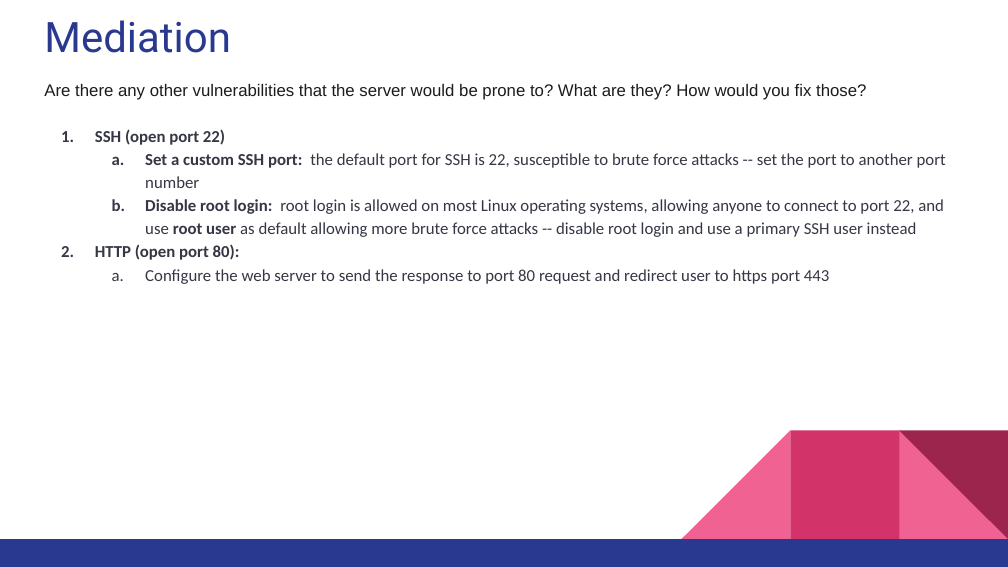
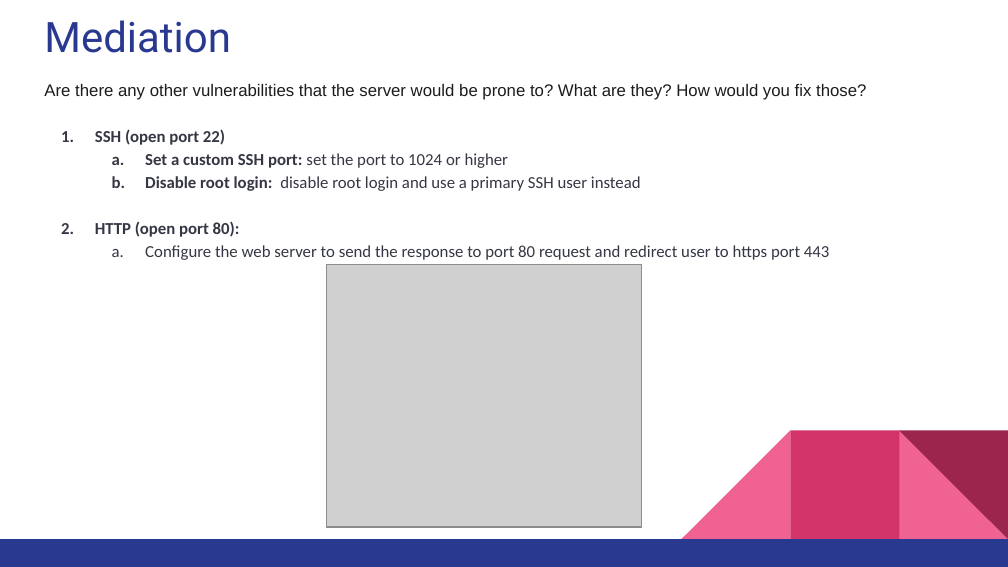
Before and after one commit to Jprosser91/Boot-Camp, a slide deck: slide 13 of Week 24 Red vs Blue/Incident-Response_Group presentation.pptx. Drawn at 1008x567 pixels with LibreOffice and Linux fonts; fonts in the diff are those of the drawing; grey boxes stand for pictures. Boxes give left, top, right and bottom in pixels: in the first picture for what was removed or moved away, otherwise in the second. Text is boxed around its words. In the diff, an @@ line names an element or a change of style, - is before the commit and + after.

```diff
--- a/Week 24 Red vs Blue/Incident-Response_Group presentation.pptx
+++ b/Week 24 Red vs Blue/Incident-Response_Group presentation.pptx
@@ text at [145,153,641,191]: text changed @@
-  a. Set a custom SSH port: the default port for SSH is 22, susceptible to brute force attacks -- set the port to another port number
-  b. Disable root login: root login is allowed on most Linux operating systems, allowing anyone to connect to port 22, and use root user as default allowing more brute force attacks -- disable root login and use a primary SSH user instead
+  a. Set a custom SSH port: set the port to 1024 or higher
+  b. Disable root login: disable root login and use a primary SSH user instead
@@ picture added at [327,264,641,527] @@
```
Also in this commit, not shown: 2 other slides changed.
